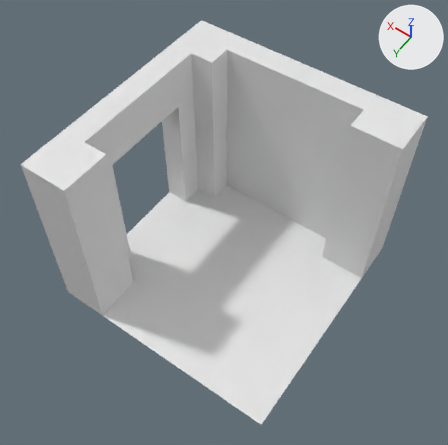
Before and after pictures for a commit that changed the FBX model KazgarsRevenge/KazgarsRevenge/KazgarsRevengeContent/Models/Levels/Rooms/1-NEW-eastDoorSouthWall.fbx.
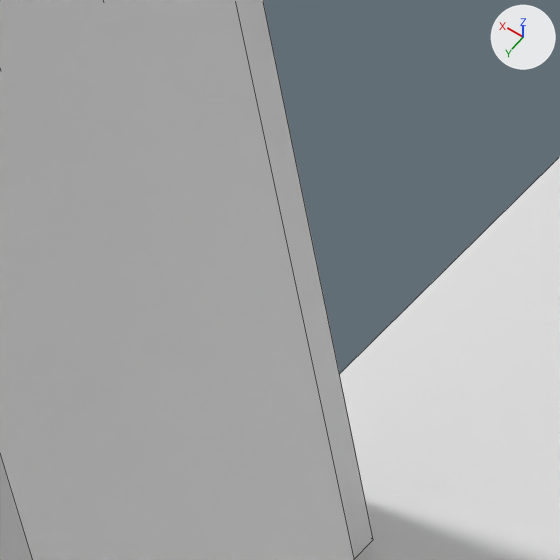
The first picture shows the older version from a 50 mm camera at (-0.0874, 0.1264, 0.2305) aimed at (0.0002, 0.0038, 0.0377). The close-ups show both versions on the part from 18% to 35% of the width and 41% to 58% of the height of that picture; other places that the commit changed are outside them. Arrows for +X, +Y and +Z are at upper right; the lights stay in place. The close-ups show mesh edges as thin lines. Materials are left out; every surface is plain grey. Where no turn or scale is listed for an object, it has been applied to the vertices.
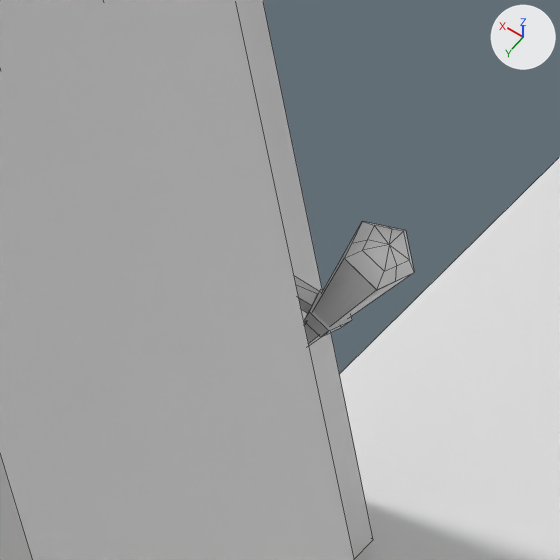
Where the change shows, as pixel boxes (x1, y1, x2, y2) in the close-ups (560 x 560 px):
'Sphere_2', added: after (345, 221, 414, 290)
'Pyramid_1_2', added: after (304, 226, 413, 345)
'Pyramid_2', added: after (304, 289, 352, 337)
'Cube_1_2', added: after (294, 276, 319, 313)

Edits to the bpy script that builds the scene:
```text
Add me_mesh_006:
    me_mesh_006.from_pydata(...)  # 17 vertices, 16 faces; spans x -0.00166..0.00165, y -0.002..0.00162, z -0.00095..0.00162
Add me_mesh_005:
    me_mesh_005.from_pydata([(0.003, -0.0005, -0.0005), (0.003, -0.0005, 0.0005), (0.003, 0.0005, -0.0005), (0.003, 0.0005, 0.0005), (-0.00247, -0.0005, 0.0005), (-0.00206, -0.0005, -0.0005), (-0.00248, 0.0005, 0.0005), (-0.00201, 0.0005, -0.0005), (-0.00219, -0.00031, 0.0005), (-0.00173, -0.00028, -0.0005)], [], [(5, 0, 1, 4), (0, 9, 7, 2), (6, 3, 2, 7), (8, 3, 6), (3, 8, 4, 1), (9, 0, 5)])
Add me_mesh_007:
    me_mesh_007.from_pydata(...)  # 27 vertices, 5 faces; spans x -0.0011..0.0105, y -0.002..0.0016, z -0.0182..0.0009
Add me_mesh_004:
    me_mesh_004.from_pydata(...)  # 11 vertices, 7 faces; spans x 0.00426..0.00702, y -0.00125..0.00101, z -0.01113..-0.00856
Add ob_sphere_2:
    ob_sphere_2 = bpy.data.objects.new('Sphere_2', me_mesh_006)
    ob_sphere_2.location = (0.02881, 0.025, 0.04128)
Add ob_cube_1_2:
    ob_cube_1_2 = bpy.data.objects.new('Cube_1_2', me_mesh_005)
    ob_cube_1_2.location = (0.037, 0.025, 0.03262)
Add ob_pyramid_1_2:
    ob_pyramid_1_2 = bpy.data.objects.new('Pyramid_1_2', me_mesh_007)
    ob_pyramid_1_2.location = (0.02831, 0.025, 0.04214)
Add ob_pyramid_2:
    ob_pyramid_2 = bpy.data.objects.new('Pyramid_2', me_mesh_004)
    ob_pyramid_2.location = (0.02831, 0.025, 0.04214)
```
